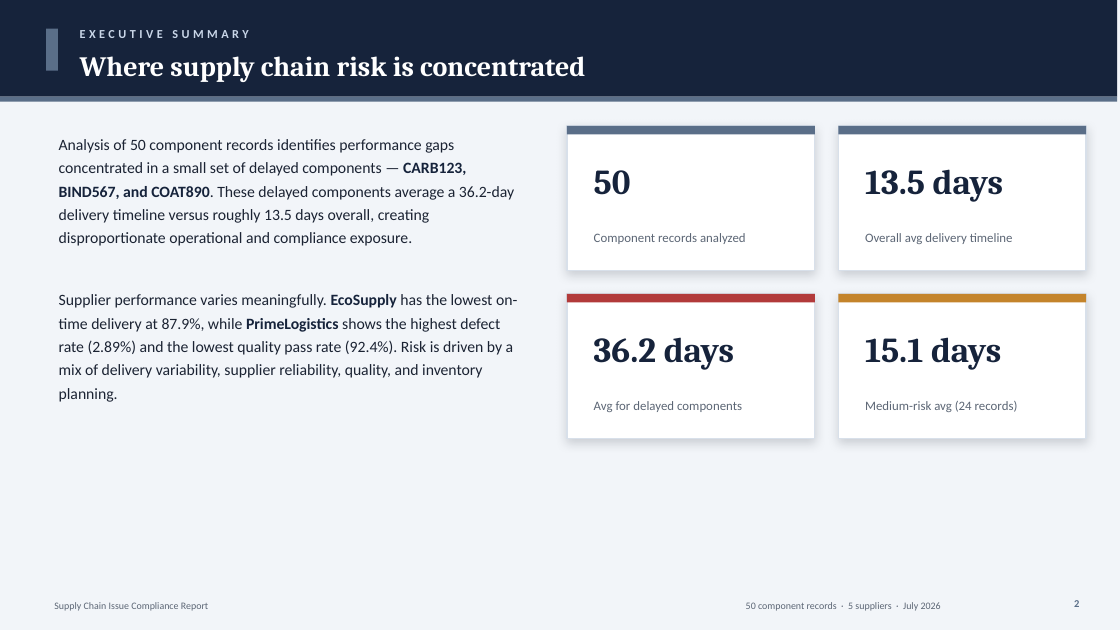
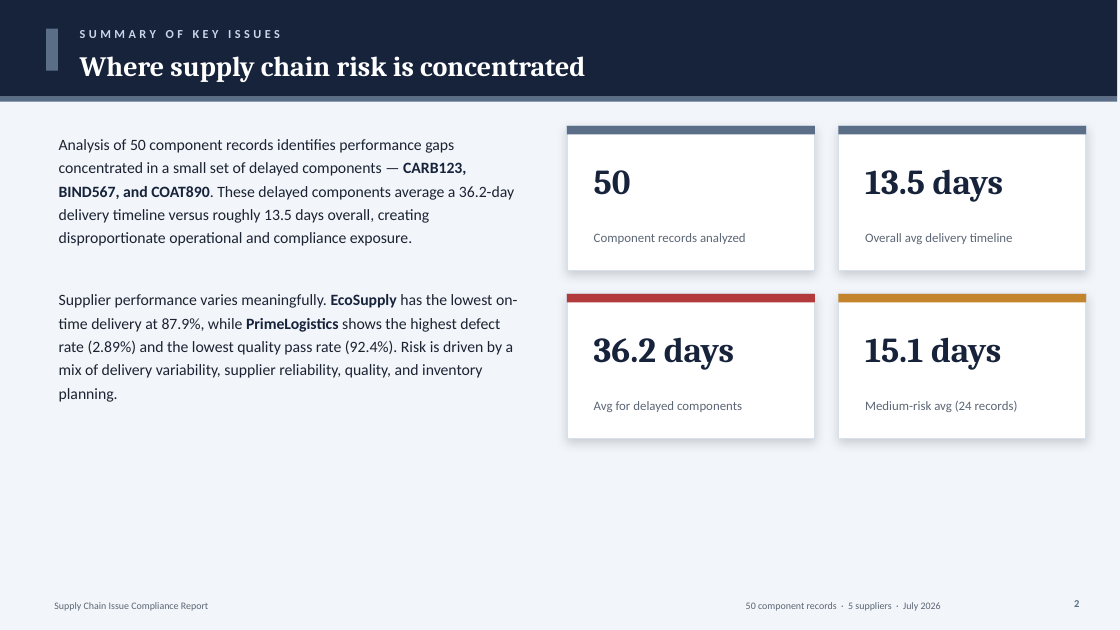
Before and after one commit to aishaab04/Copilot_Practice-, a slide deck: slide 2 of Supply Chain Issue Compliance Report.pptx. Drawn at 1120x630 pixels with LibreOffice and Linux fonts; fonts in the diff are those of the drawing. Boxes give left, top, right and bottom in pixels: in the first picture for what was removed or moved away, otherwise in the second. Text is boxed around its words. In the diff, an @@ line names an element or a change of style, - is before the commit and + after.

```diff
--- a/Supply Chain Issue Compliance Report.pptx
+++ b/Supply Chain Issue Compliance Report.pptx
@@ text at [80,30,280,38]: text changed @@
-EXECUTIVE SUMMARY
+SUMMARY OF KEY ISSUES
```
Also in this commit, not shown: 5 other slides changed.
